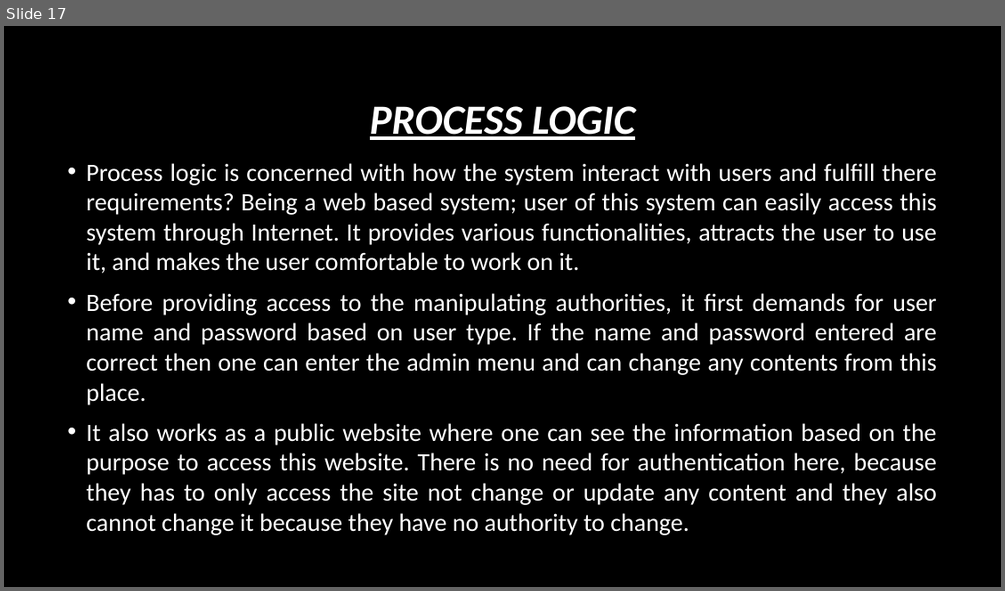
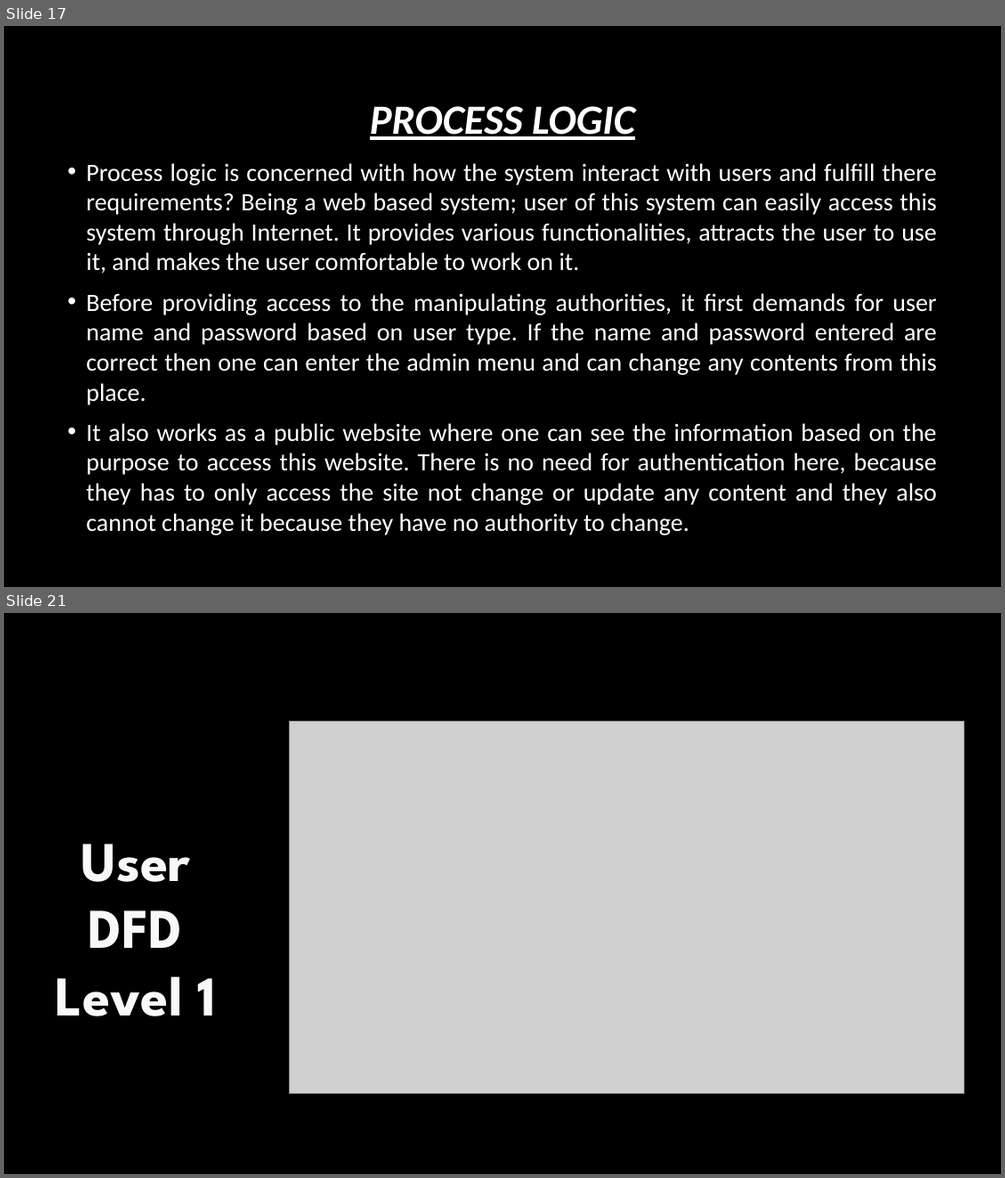
Before and after one commit to lalitgiri/Angular_Practice_Program, a slide deck: Ecommerce-Project/report data/project ppt.pptx. Shown one above the other, each under a label of ours: slide 17 before the commit, slides 17 and 21 after it; the slides between them are not shown. The pictures are 1005x591 and 1005x1178 pixels, drawn with LibreOffice and Linux fonts; fonts in the diff are those of the drawing; grey boxes stand for pictures; background and template pictures are left out. Boxes give left, top, right and bottom in pixels: in the first picture for what was removed or moved away, otherwise in the second. Text is boxed around its words. In the diff, an @@ line names an element or a change of style, - is before the commit and + after.

```diff
--- a/Ecommerce-Project/report data/project ppt.pptx
+++ b/Ecommerce-Project/report data/project ppt.pptx
@@ slide 21 added at (4,613,1001,1174), background #000000 @@
@@ picture added at (290,722,964,1093) @@
@@ text added at (55,844,216,1016), 54 pt, text pattern #DADADA on #F8F8F8, bold @@
+User DFD
+Level 1
```
Also in this commit, not shown: 1 slide changed, 3 other slides added, 11 other files.
